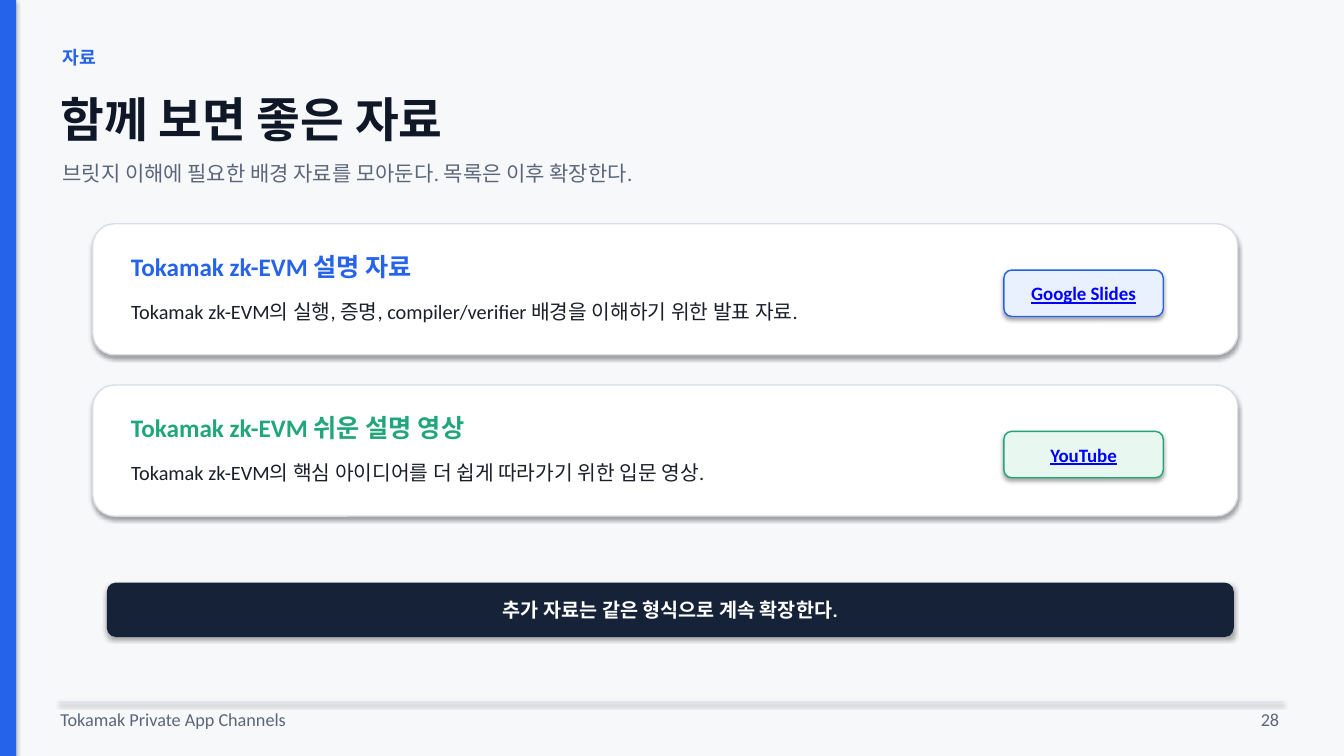
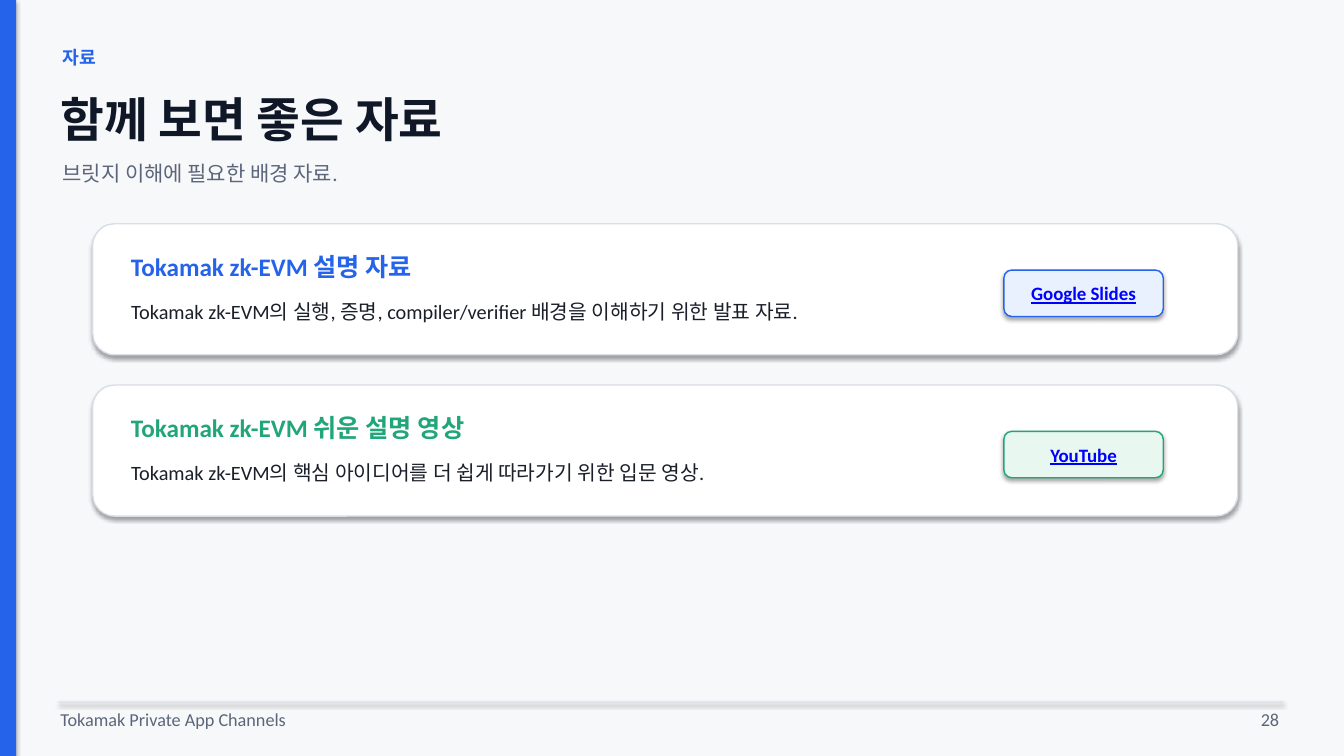
Before and after one commit to tokamak-network/Tokamak-zk-EVM-contracts, a slide deck: slide 28 of bridge/docs/dev/spec.pptx. Drawn at 1344x756 pixels with LibreOffice and Linux fonts; fonts in the diff are those of the drawing. Boxes give left, top, right and bottom in pixels: in the first picture for what was removed or moved away, otherwise in the second. Text is boxed around its words. In the diff, an @@ line names an element or a change of style, - is before the commit and + after.

```diff
--- a/bridge/docs/dev/spec.pptx
+++ b/bridge/docs/dev/spec.pptx
@@ text at <box>62,163,338,183</box>: text changed @@
-브릿지 이해에 필요한 배경 자료를 모아둔다. 목록은 이후 확장한다.
+브릿지 이해에 필요한 배경 자료.
@@ rounded rectangle removed at <box>107,583,1234,637</box> @@
@@ text removed at <box>503,600,838,619</box> @@
-추가 자료는 같은 형식으로 계속 확장한다.
```
